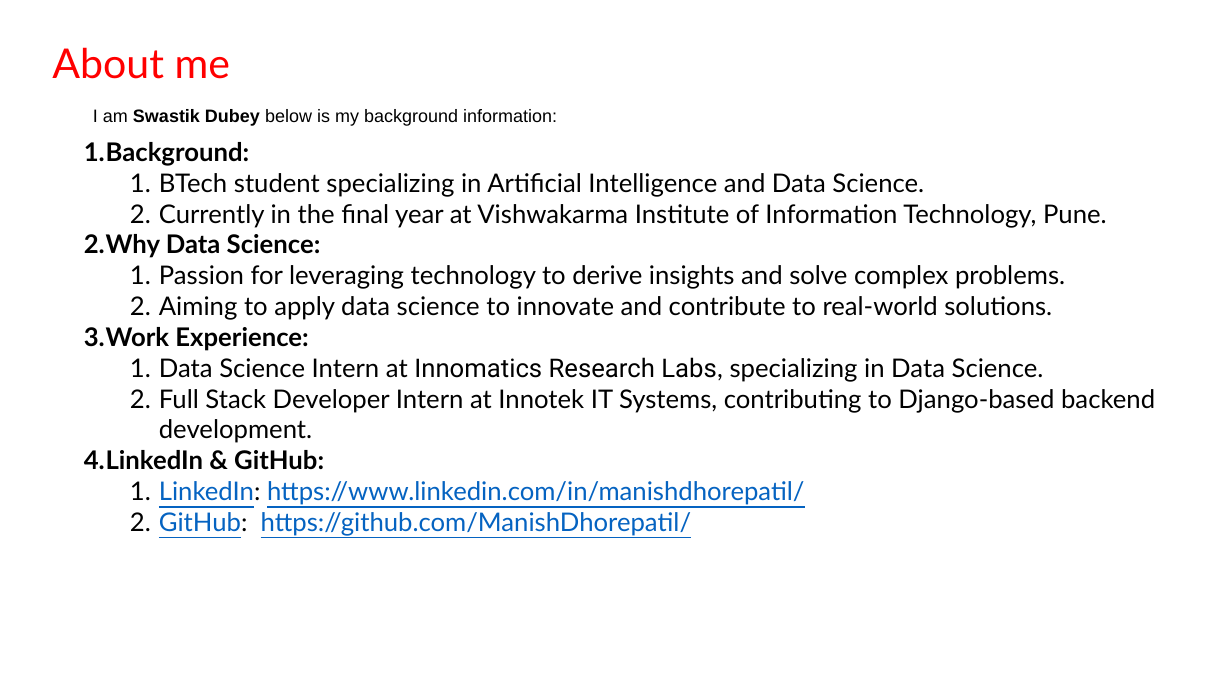
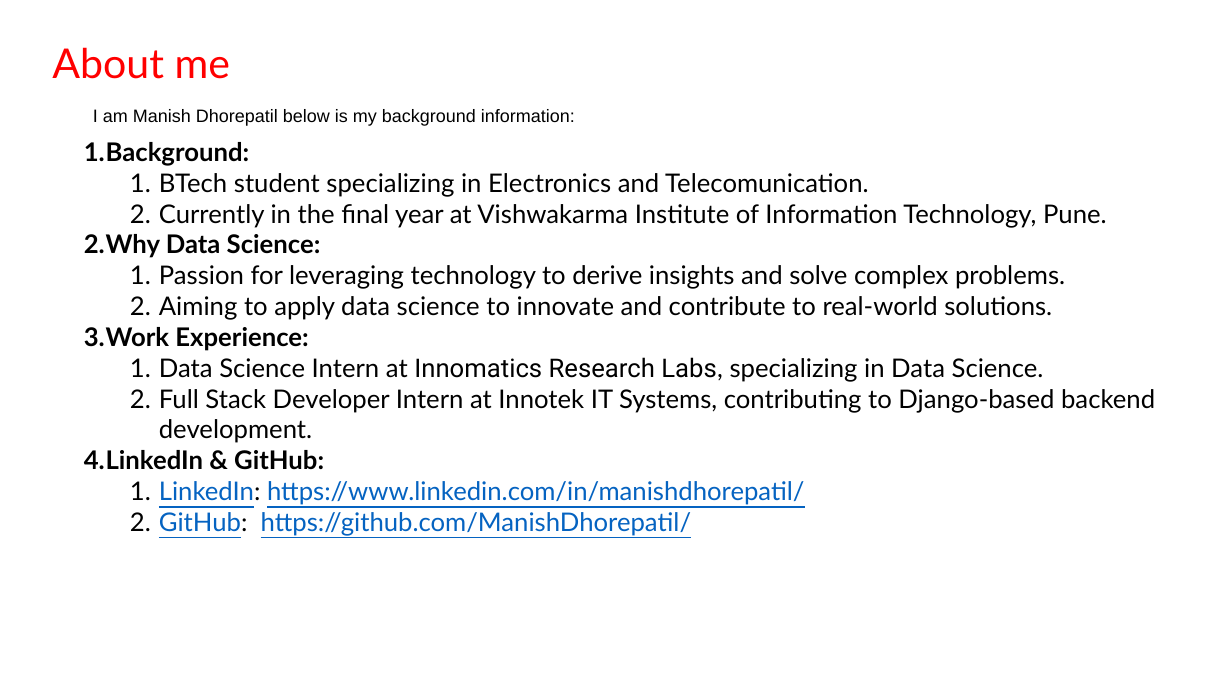
Before and after one commit to ManishDhorepatil/Innomatics_research_labs_Amcat_EDA, a slide deck: slide 2 of Manish_Dhorepatil_Innomatics_Project_Report with EDA.pptx. Drawn at 1232x693 pixels with LibreOffice and Linux fonts; fonts in the diff are those of the drawing; background and template pictures are left out. Boxes give left, top, right and bottom in pixels: in the first picture for what was removed or moved away, otherwise in the second. Text is boxed around its words. In the diff, an @@ line names an element or a change of style, - is before the commit and + after.

```diff
--- a/Manish_Dhorepatil_Innomatics_Project_Report with EDA.pptx
+++ b/Manish_Dhorepatil_Innomatics_Project_Report with EDA.pptx
@@ text at [93,109,575,126]: text changed @@
-I am Swastik Dubey below is my background information:
+I am Manish Dhorepatil below is my background information:
@@ text at [159,173,869,197]: text changed @@
-  1. BTech student specializing in Artificial Intelligence and Data Science.
+  1. BTech student specializing in Electronics and Telecomunication.
```
